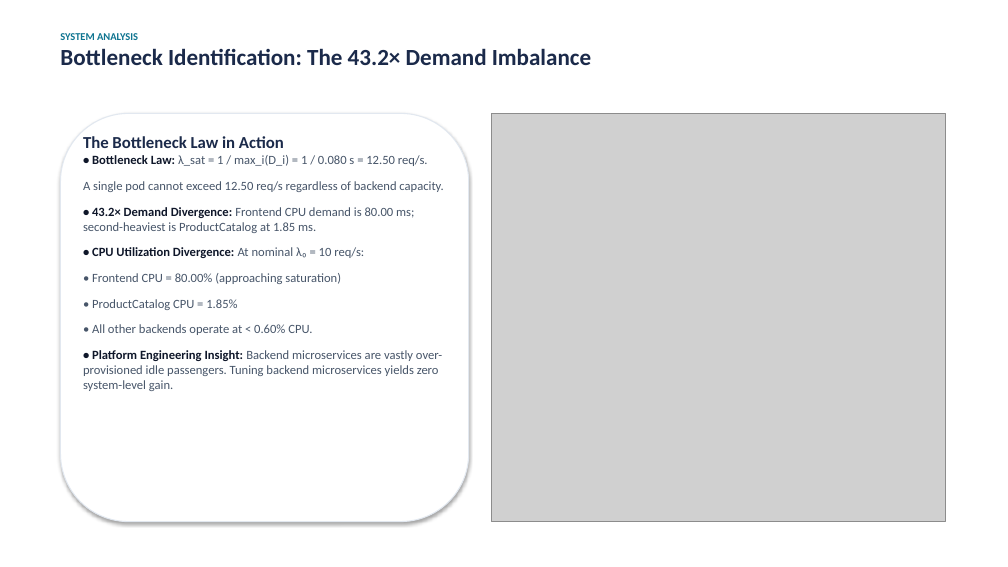
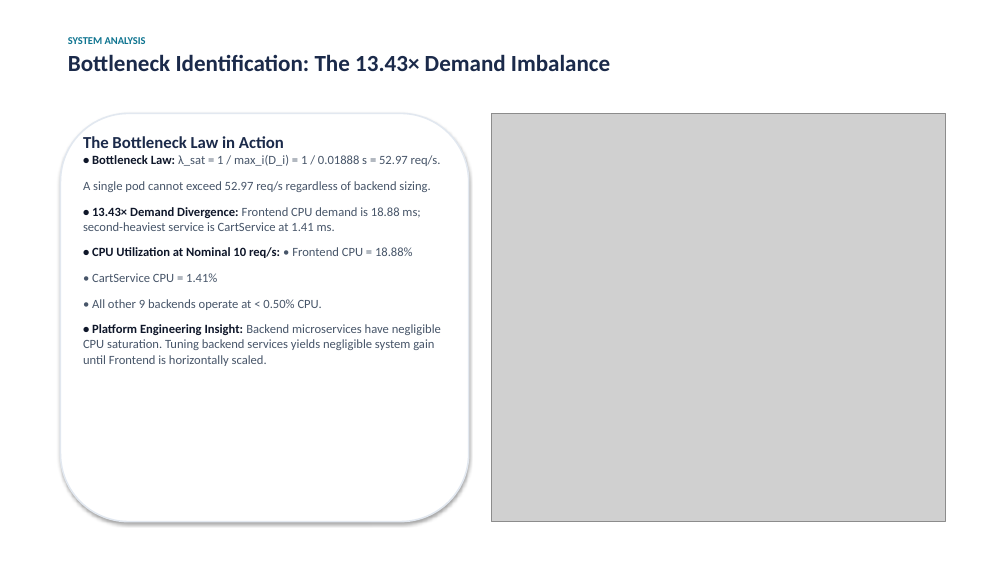
Before and after one commit to Silvio777-hub/Analytical-QN-LQN-Model-of-a-Microservice-Application, a slide deck: slide 6 of SPE_2025-26_Final_Presentation_Janneh_Silvio.pptx. Drawn at 1008x567 pixels with LibreOffice and Linux fonts; fonts in the diff are those of the drawing; grey boxes stand for pictures. Boxes give left, top, right and bottom in pixels: in the first picture for what was removed or moved away, otherwise in the second. Text is boxed around its words. In the diff, an @@ line names an element or a change of style, - is before the commit and + after.

```diff
--- a/SPE_2025-26_Final_Presentation_Janneh_Silvio.pptx
+++ b/SPE_2025-26_Final_Presentation_Janneh_Silvio.pptx
@@ text at (68, 54, 610, 71): text changed @@
-Bottleneck Identification: The 43.2× Demand Imbalance
+Bottleneck Identification: The 13.43× Demand Imbalance
@@ rounded rectangle at (60, 113, 469, 522): outline #E2E8F0 1 pt to #E2E8F0 1.5 pt @@
@@ text at (83, 155, 441, 366): text changed @@
-• Bottleneck Law: λ_sat = 1 / max_i(D_i) = 1 / 0.080 s = 12.50 req/s.
-A single pod cannot exceed 12.50 req/s regardless of backend capacity.
-• 43.2× Demand Divergence: Frontend CPU demand is 80.00 ms; second-heaviest is ProductCatalog at 1.85 ms.
-• CPU Utilization Divergence: At nominal λ₀ = 10 req/s:
-• Frontend CPU = 80.00% (approaching saturation)
-• ProductCatalog CPU = 1.85%
-• All other backends operate at < 0.60% CPU.
-• Platform Engineering Insight: Backend microservices are vastly over-provisioned idle passengers. Tuning backend microservices yields zero system-level gain.
+• Bottleneck Law: λ_sat = 1 / max_i(D_i) = 1 / 0.01888 s = 52.97 req/s.
+A single pod cannot exceed 52.97 req/s regardless of backend sizing.
+• 13.43× Demand Divergence: Frontend CPU demand is 18.88 ms; second-heaviest service is CartService at 1.41 ms.
+• CPU Utilization at Nominal 10 req/s: • Frontend CPU = 18.88%
+• CartService CPU = 1.41%
+• All other 9 backends operate at < 0.50% CPU.
+• Platform Engineering Insight: Backend microservices have negligible CPU saturation. Tuning backend services yields negligible system gain until Frontend is horizontally scaled.
```
Also in this commit, not shown: 12 other slides changed, 1 other file.
